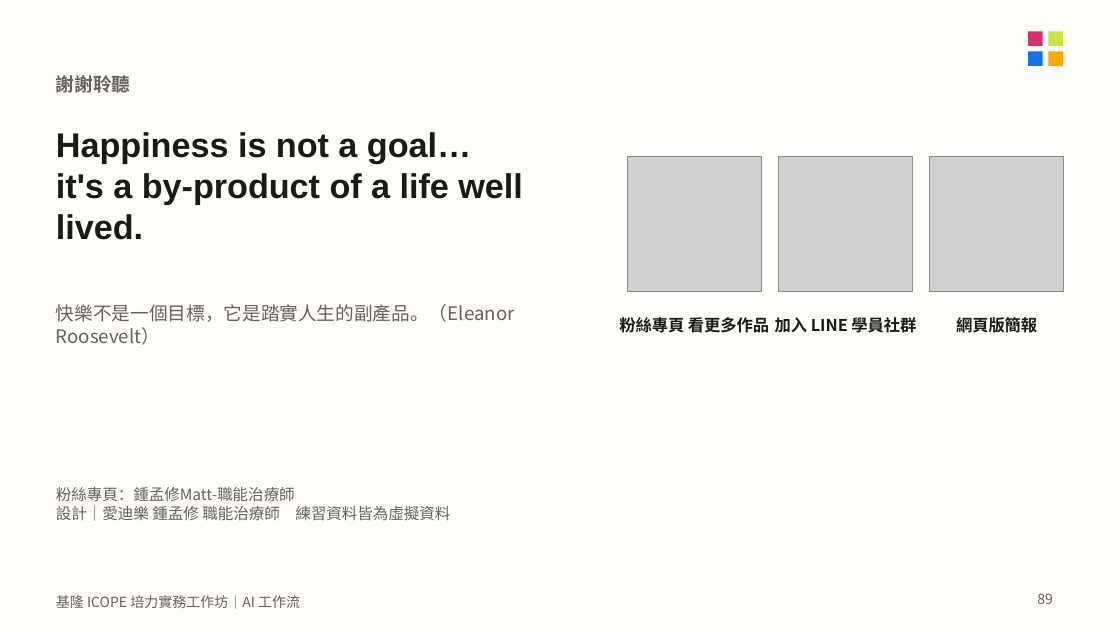
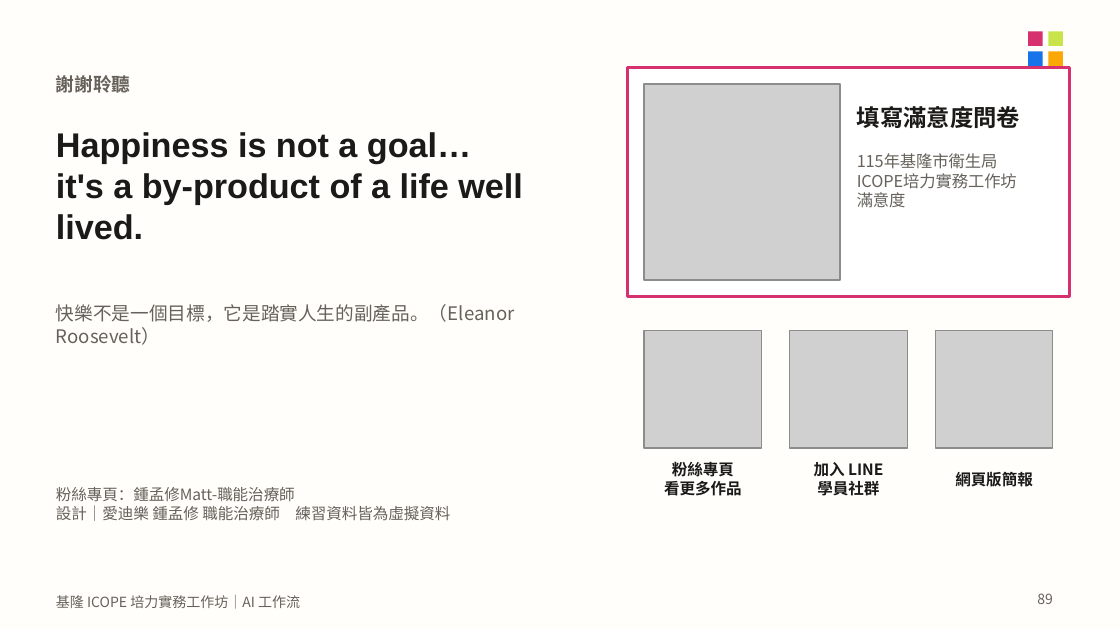
Before and after one commit to mattsue1003/keelung-icope-ai, a slide deck: slide 89 of 基隆ICOPE_AI工作坊_講義.pptx. Drawn at 1120x630 pixels with LibreOffice and Linux fonts; fonts in the diff are those of the drawing; grey boxes stand for pictures. Boxes give left, top, right and bottom in pixels: in the first picture for what was removed or moved away, otherwise in the second. Text is boxed around its words. In the diff, an @@ line names an element or a change of style, - is before the commit and + after.

```diff
--- a/基隆ICOPE_AI工作坊_講義.pptx
+++ b/基隆ICOPE_AI工作坊_講義.pptx
@@ rectangle added at (627, 67, 1070, 297), fill #FFFFFF, outline #D7306E 2 pt @@
@@ picture added at (644, 84, 840, 280) @@
@@ text added at (857, 106, 1020, 128), 15 pt, text #1B1A18, bold @@
+填寫滿意度問卷
@@ text added at (857, 153, 1017, 207), 10.5 pt, text #66625B @@
+115年基隆市衛生局
+ICOPE培力實務工作坊
+滿意度
@@ picture: place and size @@
-picture at (627, 157, 762, 291)
+picture at (644, 330, 762, 448)
@@ picture: place and size @@
-picture at (778, 157, 913, 291)
+picture at (790, 330, 907, 448)
@@ picture: place and size @@
-picture at (930, 157, 1064, 291)
+picture at (935, 330, 1053, 448)
@@ text at (664, 462, 742, 496): text changed; size 10.5 to 10 pt @@
-粉絲專頁 看更多作品
+粉絲專頁
+看更多作品
@@ text at (814, 462, 883, 496): text changed; size 10.5 to 10 pt @@
-加入 LINE 學員社群
+加入 LINE
+學員社群
@@ text "網頁版簡報": place and size @@
-text "網頁版簡報" at (956, 314, 1037, 336)
+text "網頁版簡報" at (955, 469, 1033, 490)
@@ text "網頁版簡報" at (955, 469, 1033, 490): size 10.5 to 10 pt @@
```
Also in this commit, not shown: 5 other files.
